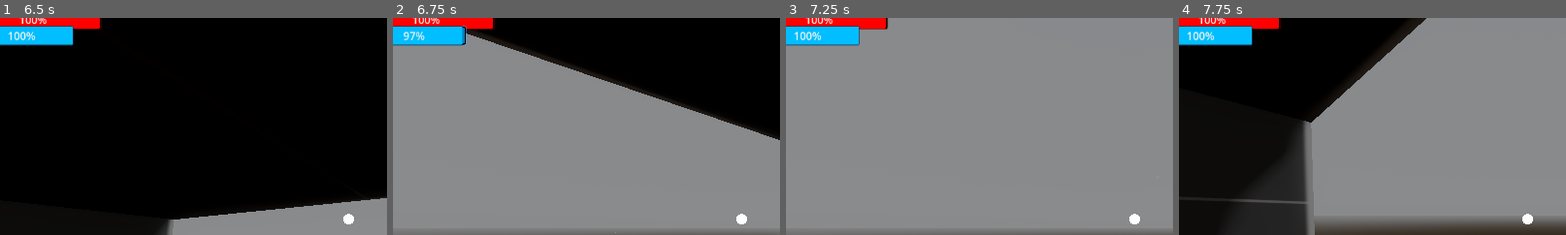
Above: before the commit, frames 1-4 (left to right).
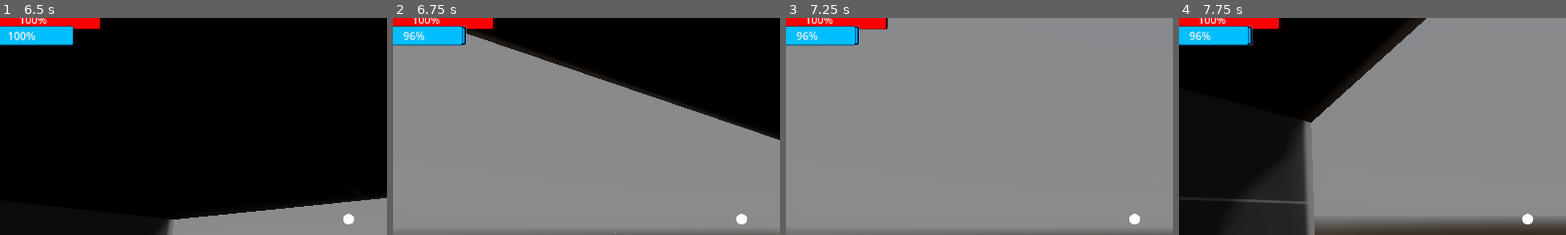
Above: after the commit, the same moments.

Repository: OliverSkogsrud/shooter
Game: Godot game, scene res://Scenes/world.tscn
The game is run twice, just before and just after one commit, with the same random seed, the same clock (stepped at 60 frames per second) and the same inputs. A sky picture missing from this copy of the repository is replaced by a grey-blue gradient.
Inputs (mouse positions are % of the whole screen's width and height, from its top left):
- Up to frame 1 (6.5 s): tap Enter (ui_accept) at 0.5, 0.77, 1.52, 3.02, 3.77, 4.52, 6.02 s; move the mouse to (55, 50) at 0.52 s; tap A (a) at 0.6, 2.3, 2.85, 4.55 s; click (55, 50) at 0.67 s; tap D (d) at 0.8, 1.35, 3.05, 3.6, 5.3 s; move the mouse to (45, 50) at 1.27 s; click (45, 50) at 1.42 s; tap S (s) at 1.55, 2.1, 3.8, 4.35, 6.05 s; move the mouse to (52, 48) at 2.02 s; click (52, 48) at 2.17 s; move the mouse to (49, 52) at 2.77 s; click (49, 52) at 2.92 s; move the mouse to (57, 51) at 3.52 s; click (57, 51) at 3.67 s; move the mouse to (42, 49) at 4.27 s; click (42, 49) at 4.42 s; move the mouse to (51, 50) at 5.02 s; press the mouse at (51, 50) at 5.03 s; move the mouse to (46, 48) at 5.77 s; release the mouse at (46, 48) at 5.78 s; tap Ctrl (slide) at 5.85 s; click (46, 48) at 5.92 s
- Up to frame 2 (6.75 s): move the mouse to (55, 50) at 6.52 s; tap Shift (sprint) at 6.6 s; click (55, 50) at 6.67 s
- Up to frame 3 (7.25 s): tap Enter (ui_accept) at 6.77 s; tap A (a) at 6.8 s
- Up to frame 4 (7.75 s): move the mouse to (45, 50) at 7.27 s; tap W (w) at 7.35 s; click (45, 50) at 7.42 s; tap Enter (ui_accept) at 7.52 s; tap D (d) at 7.55 s
The pictures show only the part of the screen within x 5-55%, y 3-53%; the shares and areas given below are measured in that part.

Frame 1 is identical in both runs. In frame 2, less than 0.1% of the frame differs, in the area x 4-19%, y 3-13%; in frame 3, 0.3%, in the area x 2-20%, y 3-13%; in frame 4, 0.3%.

Commit message:
Update player.tscn

Diff:
--- a/Scenes/player.tscn
+++ b/Scenes/player.tscn
@@ -6,6 +6,7 @@
 [ext_resource type="PackedScene" uid="uid://c62qu1sk16bkk" path="res://Scenes/health_stamina_bars.tscn" id="4_cyn8l"]
 [ext_resource type="AudioStream" uid="uid://clvlykoawbt23" path="res://Sounds/GunShot.wav" id="5_o6omw"]
 [ext_resource type="AudioStream" uid="uid://bqtj881ptio6q" path="res://Sounds/slidesound.wav" id="6_kbm6o"]
+[ext_resource type="PackedScene" uid="uid://fh1h3gyumgrq" path="res://Scenes/speed_lines.tscn" id="7_u2a1s"]
 
 [sub_resource type="CapsuleMesh" id="CapsuleMesh_c3iue"]
 
@@ -53,4 +54,6 @@
 [node name="Slide_sound" type="AudioStreamPlayer" parent="."]
 stream = ExtResource("6_kbm6o")
 
+[node name="SpeedLines" parent="." instance=ExtResource("7_u2a1s")]
+
 [connection signal="timeout" from="StaminaTimer" to="." method="_on_stamina_timer_timeout"]
Not shown: 1 places in Scenes/player.tscn that only renumber resources
